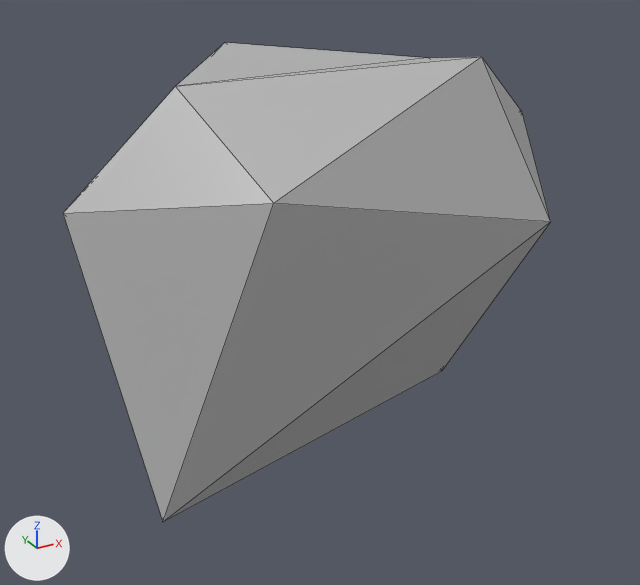
The FBX model FloatyBoaty/Assets/Models/Rock1.fbx, before and after one commit.
Before and after are seen from a 50 mm camera at (-1.58, -2.78, 0.75) aimed at (0.13, 0.32, -0.8). Arrows for +X, +Y and +Z are at lower left; the lights stay in place. Mesh edges are drawn as thin lines. Where no turn or scale is listed for an object, it has been applied to the vertices.

In view in the first picture: 'Rock_1'.
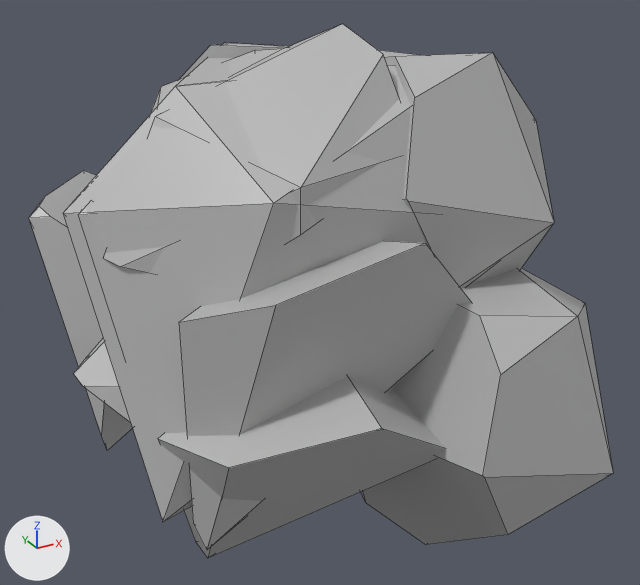
Location of each change, (x1, y1, x2, y2) in pixels of the pictures (640 x 585 px):
'Rock1Damaged', added
    after: (78, 24, 554, 550)
'Rock1Broken', added
    after: (29, 170, 613, 558)
'Rock_1', unchanged, covered by the edit
    before: (63, 43, 551, 522)
    after: (63, 43, 478, 522)

Diff of the bpy script that builds the scene:
```diff
--- a/FloatyBoaty/Assets/Models/Rock1.fbx.py
+++ b/FloatyBoaty/Assets/Models/Rock1.fbx.py
@@ me_mesh_002 @@
+me_mesh_002.from_pydata(...)  # 82 vertices, 60 faces; spans x -0.95..1.08, y -1.06..1.87, z -1.81..-0.38
+me_mesh_002.materials.append(mat_nailgray)  # grey #b6b6b6
@@ me_mesh_001 @@
+me_mesh_001.from_pydata(...)  # 82 vertices, 58 faces; spans x -0.95..0.92, y -0.76..0.99, z -1.3..0.39
+me_mesh_001.materials.append(mat_nailgray)  # grey #b6b6b6
@@ ob_rock1broken @@
+ob_rock1broken = bpy.data.objects.new('Rock1Broken', me_mesh_002)
+ob_rock1broken.location = (0.0, 0.0, 0.0)
@@ ob_rock1damaged @@
+ob_rock1damaged = bpy.data.objects.new('Rock1Damaged', me_mesh_001)
+ob_rock1damaged.location = (0.0, 0.0, 0.0)
```
